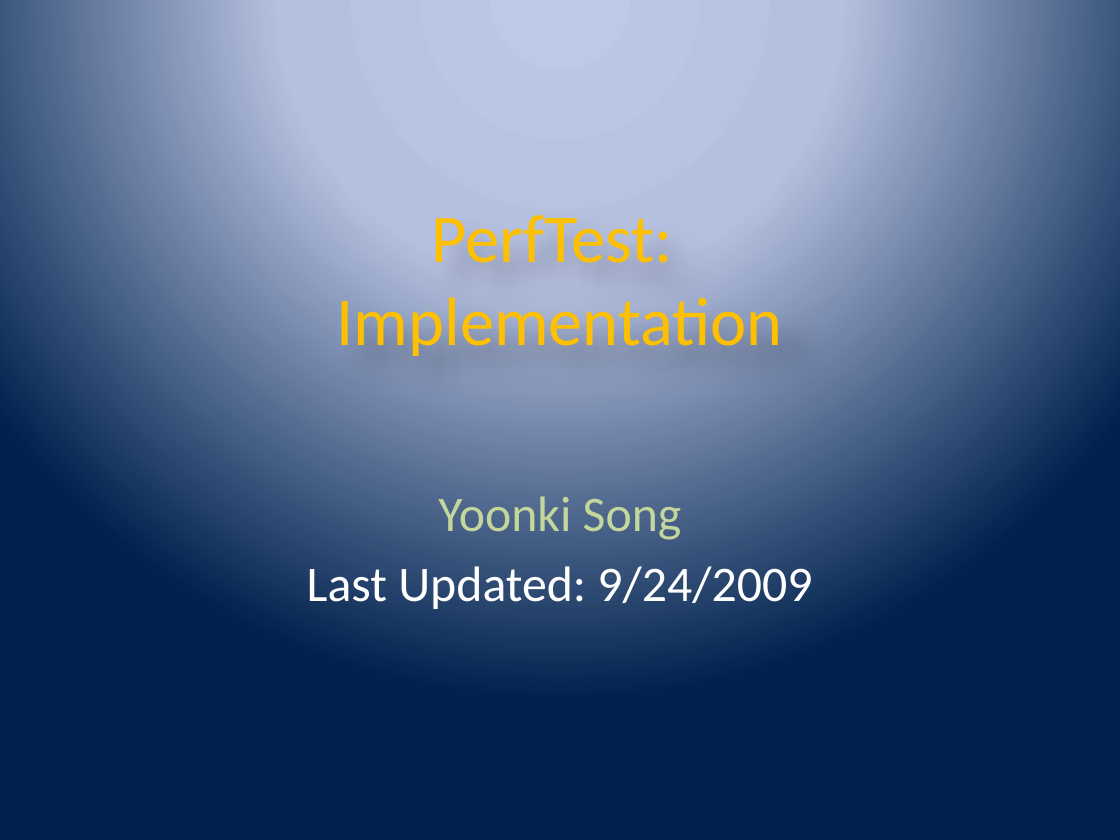
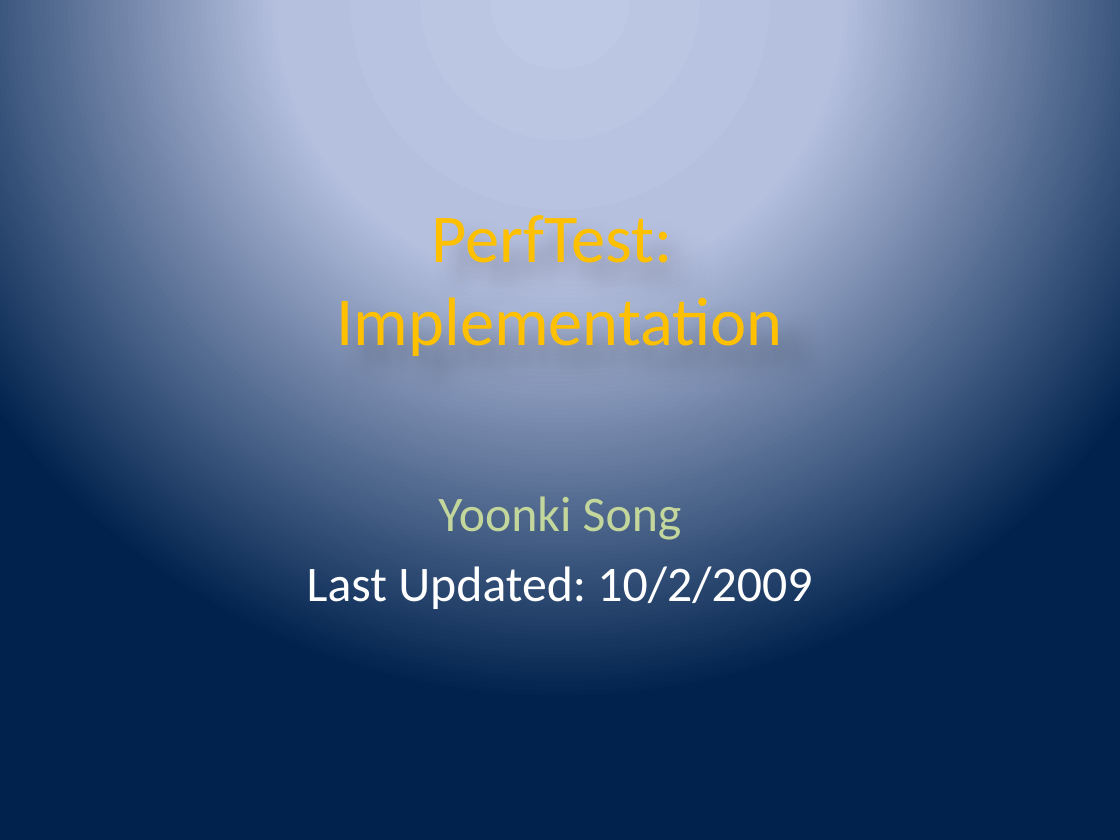
Before and after one commit to wsgan001/asegrp, a slide deck: slide 1 of papers/DRCPA/docs/PerfTest - Implementation.pptx. Drawn at 1120x840 pixels with LibreOffice and Linux fonts; fonts in the diff are those of the drawing. Boxes give left, top, right and bottom in pixels: in the first picture for what was removed or moved away, otherwise in the second. Text is boxed around its words. In the diff, an @@ line names an element or a change of style, - is before the commit and + after.

```diff
--- a/papers/DRCPA/docs/PerfTest - Implementation.pptx
+++ b/papers/DRCPA/docs/PerfTest - Implementation.pptx
@@ subtitle at <box>307,566,812,609</box>: text changed @@
-Last Updated: 9/24/2009
+Last Updated: 10/2/2009
```
Also in this commit, not shown: 1 slide added, 1 other file.
